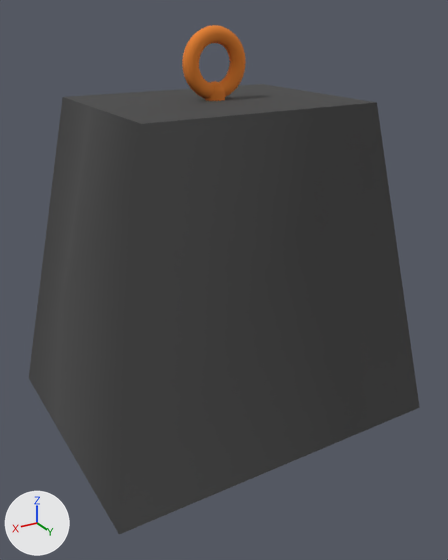
Before and after pictures for a commit that changed the glTF model 16tonWeight.gltf.
Before and after are seen from a 50 mm lens placed at (1.22, 2.09, 1.66), pointed at (0.01, 0.09, 0.65). The axes (+X, +Y, +Z) are drawn at lower left. The lights are the same throughout. The first picture is the older version. Where no turn or scale is listed for an object, it has been applied to the vertices.

Script lines for the objects in view, before the commit:
```python
me_mesh_0 = bpy.data.meshes.new('Mesh_0')
me_mesh_0.from_pydata(...)  # 12 vertices, 16 faces; spans x -0.707..0.707, y -0.566..0.566, z -0.65..0.65
me_mesh_0.materials.append(mat_material_0)  # dark grey #454545
me_mesh_1 = bpy.data.meshes.new('Mesh_1')
me_mesh_1.from_pydata(...)  # 637 vertices, 1152 faces; spans x -0.13..0.13, y -0.03..0.03, z -0.13..0.13
me_mesh_1.materials.append(mat_material_1)  # orange #e5812e
ob_cylinder = bpy.data.objects.new('Cylinder', me_mesh_0)
ob_cylinder.location = (0.0, 0.0, 0.71)
ob_torus = bpy.data.objects.new('Torus', me_mesh_1)
ob_torus.location = (0.0, 0.0, 1.49)
```
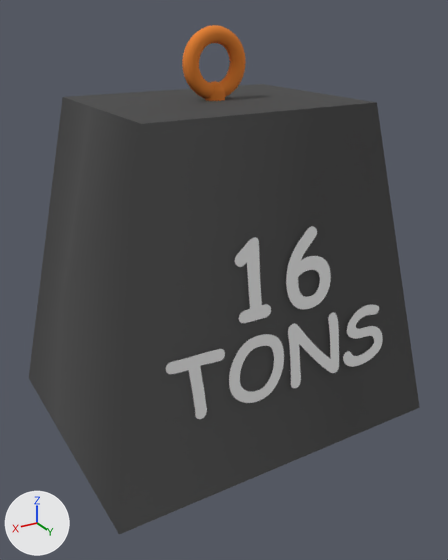
Patch to the scene script:
```diff
--- a/16tonWeight.gltf.py
+++ b/16tonWeight.gltf.py
@@ ob_plane_001 @@
+ob_plane_001 = bpy.data.objects.new('Plane.001', me_mesh_3)
+ob_plane_001.location = (0.0, 0.495, 0.608)
+ob_plane_001.rotation_euler = (-0.146, 0.0, 3.142)  # degrees (-8.4, 0, 180)
```

Boxes (x1, y1, x2, y2) around the edits, measured in the pictures (448 x 560 px):
'Plane.001', added: after (166, 226, 383, 419)
